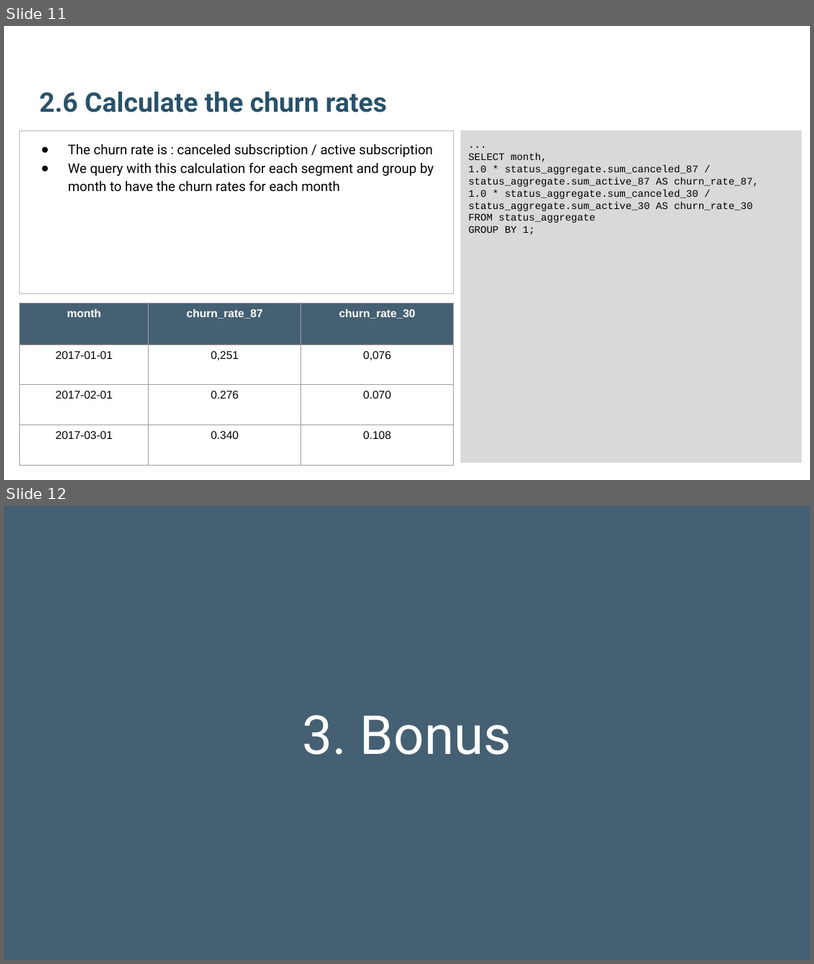
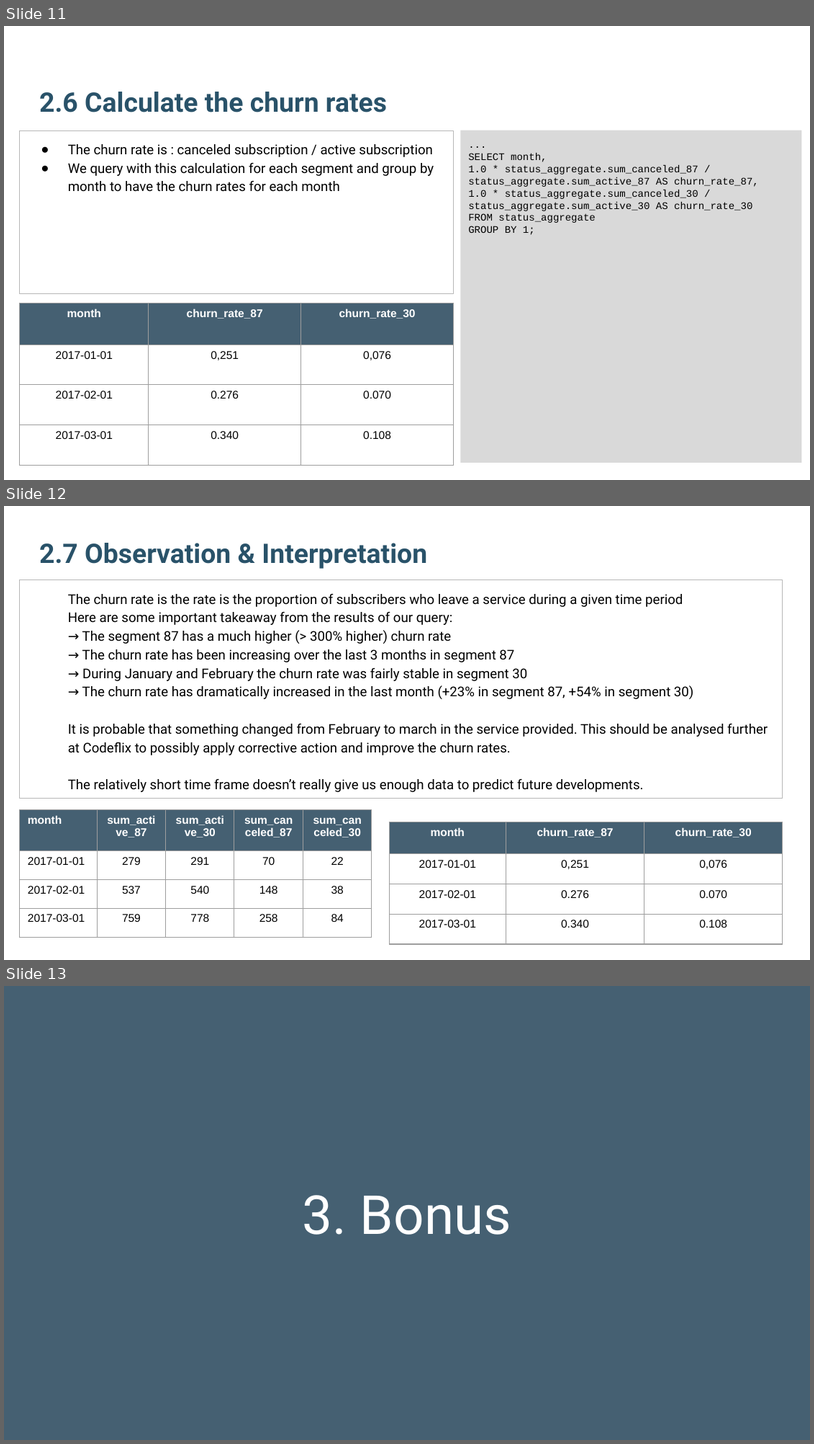
Before and after one commit to fclauss/codecademy_Churn_rates_project, a slide deck: SQL_Churn_Rate.odp. Shown one above the other, each under a label of ours: slides 11 and 12 before the commit, slides 11, 12 and 13 after it. The pictures are 814x964 and 814x1444 pixels, drawn with LibreOffice and Linux fonts; fonts in the diff are those of the drawing. Boxes give left, top, right and bottom in pixels: in the first picture for what was removed or moved away, otherwise in the second. Text is boxed around its words. In the diff, an @@ line names an element or a change of style, - is before the commit and + after.

Commit message:
Churn Rates - Presentation
The presentation explaining my queries and interpreting the results.

```diff
--- a/SQL_Churn_Rate.odp
+++ b/SQL_Churn_Rate.odp
@@ slide 12 added at (x1=4, y1=506, x2=810, y2=960), background #FFFFFF @@
@@ text added at (x1=39, y1=543, x2=427, y2=569), 24 pt, text #295269, bold @@
+2.7 Observation & Interpretation
@@ rectangle added at (x1=19, y1=580, x2=782, y2=798), outline #B7B7B7 0.74 pt, 12 pt, text #000000 @@
+The churn rate is the rate is the proportion of subscribers who leave a service during a given time period
+Here are some important takeaway from the results of our query:
+→ The segment 87 has a much higher (> 300% higher) churn rate
+→ The churn rate has been increasing over the last 3 months in segment 87
+→ During January and February the churn rate was fairly stable in segment 30
+→ The churn rate has dramatically increased in the last month (+23% in segment 87, +54% in segment 30)
+It is probable that something changed from February to march in the service provided. This should be analysed further at Codeflix to possibly apply corrective action and improve the churn rates.
+The relatively short time frame doesn’t really give us enough data to predict future developments.
@@ table added at (x1=19, y1=810, x2=371, y2=937), 4 rows, 5 columns @@
+month | sum_active_87 | sum_active_30 | sum_canceled_87 | sum_canceled_30
+2017-01-01 | 279 | 291 | 70 | 22
+2017-02-01 | 537 | 540 | 148 | 38
+2017-03-01 | 759 | 778 | 258 | 84
@@ table added at (x1=389, y1=822, x2=784, y2=944), 4 rows, 3 columns @@
+month | churn_rate_87 | churn_rate_30
+2017-01-01 | 0,251 | 0,076
+2017-02-01 | 0.276 | 0.070
+2017-03-01 | 0.340 | 0.108
@@ what was slide 12 is now slide 13 @@
```
Also in this commit, not shown: 1 slide changed.
